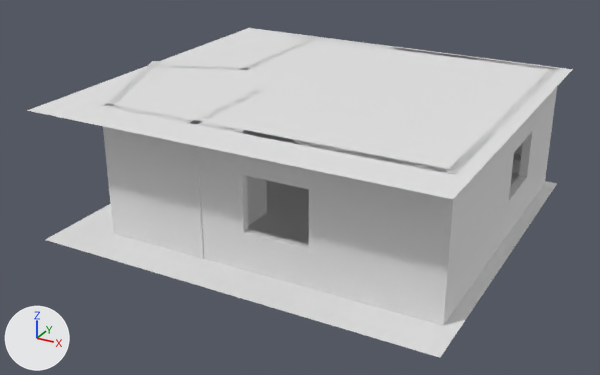
Before and after pictures for a commit that changed the FBX model Assets/Team/Matxado/QuartoPuc.fbx.
Both versions are drawn from a 50 mm camera at (9.05, -16.92, 8.46) aimed at (0.55, -1.48, 0.73). The lights are fixed; the arrows at lower left show +X, +Y and +Z. Where no turn or scale is listed for an object, it has been applied to the vertices.
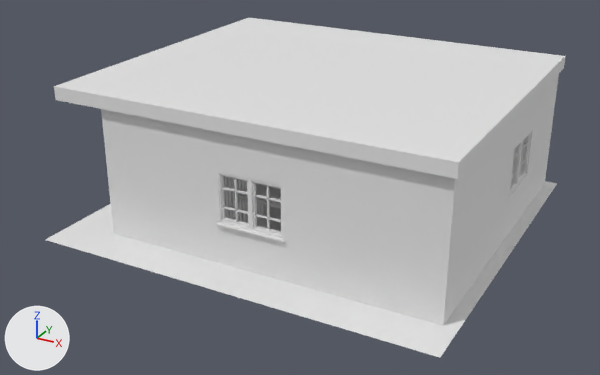
Edits to the bpy script that builds the scene:
```text
Change me_cube_020:
    where me_cube_020.from_pydata(...)  # 16 vertices, 12 faces; spans x -3.79..3.79, y -0.1..0.1, z -1.5..1.5
    used by ob_cube_004; location = (1.11, -4.18, 1.5)
    before: 8 (-0.32, -0.1, 0.63) at pixel (241, 174), 9 (1.17, -0.1, 0.63) at pixel (308, 189), 10 (1.17, -0.1, -0.63) at pixel (308, 249), 11 (-0.32, -0.1, -0.63) at pixel (243, 232), 12 (1.17, 0.1, 0.63)
    before: 13 (-0.32, 0.1, 0.63), 14 (1.17, 0.1, -0.63), 15 (-0.32, 0.1, -0.63) at pixel (248, 228)
    me_cube_020 part 1
    add for i in [8, 9, 12, 13]: me_cube_020.vertices[i].co += Vector((-0.57, 0.0, -0.05))
    add for i in [10, 11, 14, 15]: me_cube_020.vertices[i].co += Vector((-0.57, 0.0, 0.09))
Add me_plane_001_1:
    me_plane_001_1.from_pydata(...)  # 220 vertices, 196 faces; spans x -0.069..0.069, y -0.747..0.747, z -0.479..0.653
Add me_ripas_madeira_001:
    me_ripas_madeira_001.from_pydata(...)  # 360 vertices, 330 faces; spans x -0.07..0.07, y 0.13..2.12, z 0.0..3.0
Add me_teto:
    me_teto.from_pydata(...)  # a box spanning x -4.49..4.49, y -3.91..3.91, z -0.15..0.15
Add me_janela_2:
    me_janela_2.from_pydata(...)  # 198 vertices, 172 faces; spans x -0.78..0.78, y -0.17..0.18, z -0.58..0.59
Remove ob_plane_001:
    ob_plane_001 = bpy.data.objects.new('Plane.001', me_plane_006)
    ob_plane_001.location = (0.04, -1.4, 3.0)
Remove ob_cube_007:
    ob_cube_007 = bpy.data.objects.new('Cube.007', me_cube_015)
    ob_cube_007.location = (-0.32, -4.3, 0.0)
Change ob_cube_002:
    ob_cube_002.location: (2.16, -1.47, 0.92) -> (0.61, -2.38, 0.92)
    ob_cube_002.rotation_euler: (0.0, 0.0, 1.571) -> (0.0, 0.0, -3.142)  # degrees (0, 0, 90) -> degrees (0, 0, -180)
Add ob_plane_002:
    ob_plane_002 = bpy.data.objects.new('Plane.002', me_plane_001_1)
    ob_plane_002.location = (5.0, 0.42, 1.5)
Add ob_ripas_madeira:
    ob_ripas_madeira = bpy.data.objects.new('Ripas.Madeira', me_ripas_madeira_001)
    ob_ripas_madeira.location = (-0.32, -3.92, 0.0)
Add ob_teto:
    ob_teto = bpy.data.objects.new('Teto', me_teto)
    ob_teto.location = (0.69, -0.52, 3.15)
Add ob_janela_2:
    ob_janela_2 = bpy.data.objects.new('Janela.2', me_janela_2)
    ob_janela_2.location = (0.97, -4.19, 1.49)
```

Boxes (x1, y1, x2, y2) around the edits, measured in the pictures (600 x 375 px; the box of a moved part takes in the faces that stretch with it):
'Plane.001', deleted: before (27, 28, 573, 199)
'Teto', added: after (54, 18, 565, 179)
'Cube.004', reshaped: before (102, 103, 448, 323); after (101, 109, 444, 323)
'Janela.2', added: after (216, 172, 285, 242)
'Cube.007', deleted: before (189, 89, 267, 259)
'Ripas.Madeira', added: after (224, 176, 263, 222)
'Plane.002', added: after (510, 133, 531, 194)
'Cube.002', moved, turned (not visible before): after (237, 183, 281, 223)
part 1 of me_cube_020, moved or reshaped: before (103, 126, 443, 273); after (101, 109, 444, 273)
